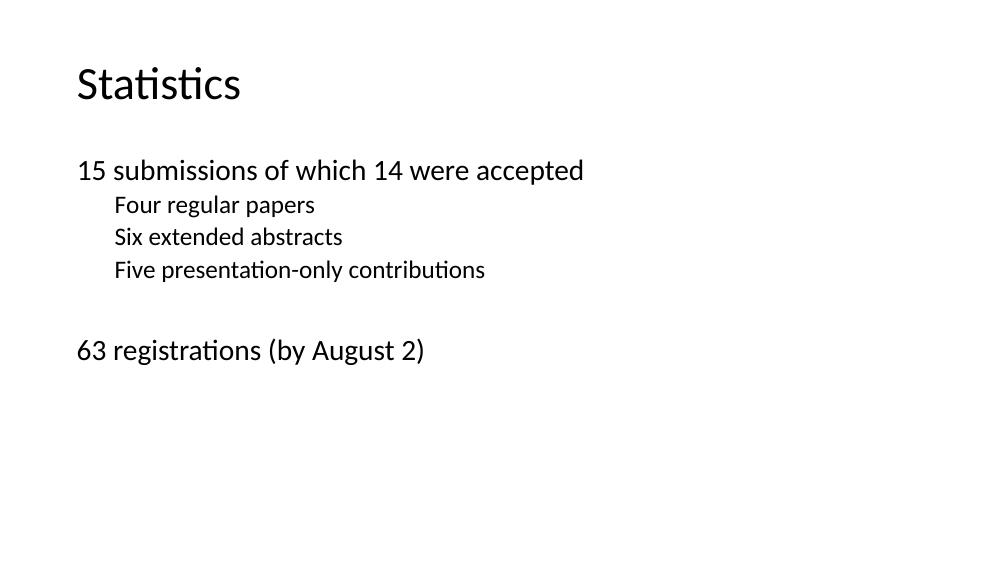
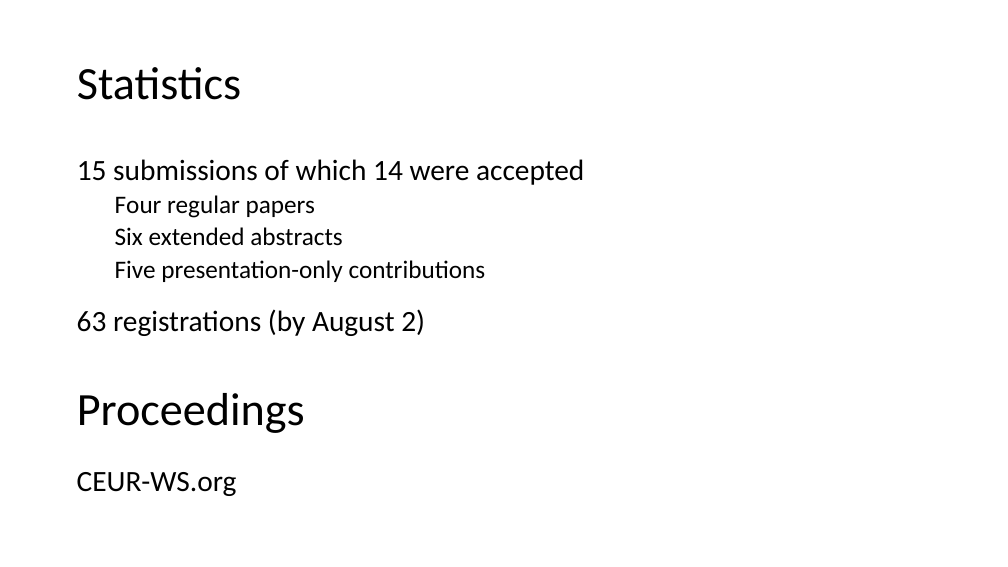
Before and after one commit to aehyvari/smt-workshop-2022-slides, a slide deck: slide 2 of start-slides.pptx. Drawn at 1008x567 pixels with LibreOffice and Linux fonts; fonts in the diff are those of the drawing. Boxes give left, top, right and bottom in pixels: in the first picture for what was removed or moved away, otherwise in the second. Text is boxed around its words. In the diff, an @@ line names an element or a change of style, - is before the commit and + after.

Commit message:
More stuff.

```diff
--- a/start-slides.pptx
+++ b/start-slides.pptx
@@ text "63 registrations (by August 2)": place and size @@
-text "63 registrations (by August 2)" at (77, 338, 425, 365)
+text "63 registrations (by August 2)" at (77, 309, 425, 336)
@@ text added at (77, 393, 305, 433), 44 pt, text #000000 @@
+Proceedings
@@ text added at (77, 472, 237, 496), 28 pt, text #000000 @@
+CEUR-WS.org
```
Also in this commit, not shown: 1 slide added.
